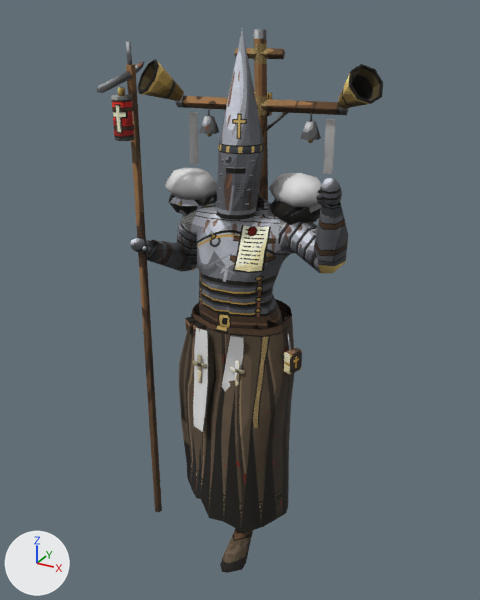
The glTF model client/assets/units/war-prophet.glb as it was, and as the next commit left it.
Camera for both pictures: a 50 mm lens placed at (0.689, -1.275, 1.235), pointed at (0.011, -0.042, 0.619). Every picture has the same lights, and +X, +Y and +Z are marked at lower left. The first picture is the older version. Vertices at exactly the same position are counted once.

Script lines for the objects in view, before the commit:
```python
me_accent = bpy.data.meshes.new('Accent')
me_accent.from_pydata(...)  # 148 vertices, 184 faces; spans x -0.192..0.183, y -0.157..0.14, z 0.308..1.011
me_accent.materials.append(mat_accent)
me_back = bpy.data.meshes.new('Back')
me_back.from_pydata(...)  # 168 vertices, 288 faces; spans x -0.285..0.262, y -0.028..0.149, z 0.618..1.193
me_back.materials.append(mat_war_prophetback)  # picture img_war_prophet_back
me_chest = bpy.data.meshes.new('Chest')
me_chest.from_pydata(...)  # 52 vertices, 96 faces; spans x -0.181..0.178, y -0.087..0.087, z 0.8..0.872
me_chest.materials.append(mat_war_prophetchest)  # picture img_war_prophet_chest
me_robe = bpy.data.meshes.new('Robe')
me_robe.from_pydata(...)  # 260 vertices, 438 faces; spans x -0.169..0.155, y -0.179..0.141, z 0.067..0.578
me_robe.materials.append(mat_war_prophetrobe)  # picture img_war_prophet_robe
me_weapon = bpy.data.meshes.new('Weapon')
me_weapon.from_pydata(...)  # 60 vertices, 92 faces; spans x -0.189..-0.148, y -0.276..-0.105, z 0.014..1.174
me_weapon.materials.append(mat_war_prophetweapon)  # picture img_war_prophet_weapon
ob_accent = bpy.data.objects.new('Accent', me_accent)
ob_accent.location = (0.0, 0.0, 0.0)
ob_back = bpy.data.objects.new('Back', me_back)
ob_back.location = (0.0, 0.0, 0.0)
ob_chest = bpy.data.objects.new('Chest', me_chest)
ob_chest.location = (0.0, 0.0, 0.0)
ob_robe = bpy.data.objects.new('Robe', me_robe)
ob_robe.location = (0.0, 0.0, 0.0)
ob_weapon = bpy.data.objects.new('Weapon', me_weapon)
ob_weapon.location = (0.0, 0.0, 0.0)
# also in view: 'Body' at (0.03, -0.059, 0.47); 'Hip' at (0.03, -0.058, 0.502); 'Helmet' at (0.016, -0.047, 1.012)
```
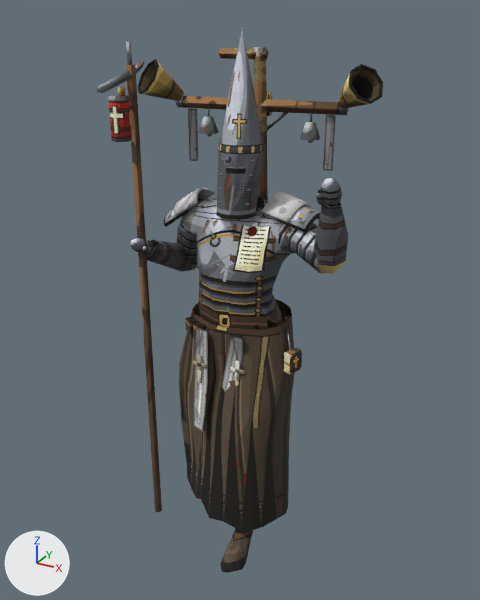
What the commit changed:
Picture 'war-prophet-Accent' (img_war_prophet_accent) is new.
Material 'war-prophetAccent' (mat_war_prophetaccent) is new.
Uses the picture img_war_prophet_accent.
me_accent is used by ob_accent; location (0.0, 0.0, 0.0).
me_accent had 148 vertices, 184 faces and spanned x -0.192..0.183, y -0.157..0.14, z 0.308..1.011.
me_accent now has 180 vertices, 248 faces and spans x -0.191..0.152, y -0.157..0.137, z 0.308..1.02.
me_accent part 1: the loose piece of 8 vertices spanning x -0.192..-0.17, y 0.074..0.083, z 0.89..1.011 is moved by (0.001, -0.003, 0.009), in mat_war_prophetaccent.
me_accent part 2: the loose piece of 8 vertices spanning x 0.13..0.151, y 0.131..0.14, z 0.89..1.011 is moved by (0.001, -0.003, 0.009), in mat_war_prophetaccent.
me_accent part 3: a new loose piece of 42 vertices spanning x 0.063..0.137, y -0.049..0.067, z 0.82..0.866, in mat_war_prophetaccent.
me_accent part 4: a new loose piece of 42 vertices spanning x -0.154..-0.077, y -0.083..0.025, z 0.806..0.868, in mat_war_prophetaccent.
me_accent part 5: 52 vertices removed from x -0.186..0.183, y -0.099..0.097, z 0.836..0.909.
me_accent part 6: 64 faces spanning x -0.067..0.058, y -0.157..0.107, z 0.308..0.566 switch from mat_accent to mat_war_prophetaccent.
me_chest is used by ob_chest; location (0.0, 0.0, 0.0).
me_chest had 52 vertices, 96 faces and spanned x -0.181..0.178, y -0.087..0.087, z 0.8..0.872.
me_chest now has 56 vertices, 104 faces and spans x -0.185..0.177, y -0.078..0.061, z 0.776..0.851.
me_chest part 7: the loose piece of 26 vertices spanning x 0.058..0.178, y -0.045..0.087, z 0.8..0.872 is rebuilt with 28 vertices and now spans x 0.097..0.177, y -0.047..0.061, z 0.805..0.851.
me_chest part 8: a new loose piece of 28 vertices spanning x -0.185..-0.106, y -0.078..0.021, z 0.776..0.841, in mat_war_prophetchest (picture img_war_prophet_chest).
me_chest part 9: 26 vertices removed from x -0.181..-0.06, y -0.087..0.045, z 0.8..0.872.
me_back is used by ob_back; location (0.0, 0.0, 0.0).
me_back had 168 vertices, 288 faces and spanned x -0.285..0.262, y -0.028..0.149, z 0.618..1.193.
me_back now has 168 vertices, 288 faces and spans x -0.285..0.262, y -0.028..0.149, z 0.583..1.157.
me_back part 10: the loose piece of 8 vertices spanning x -0.033..0.012, y 0.087..0.117, z 0.618..1.193 is moved by (0.0, 0.0, -0.035).
me_back part 11: the loose piece of 8 vertices spanning x -0.075..0.036, y 0.081..0.121, z 1.133..1.155 is moved by (-0.037, -0.007, -0.001).
Other edits to the shape of me_back do not show in these pictures.
me_weapon is used by ob_weapon; location (0.0, 0.0, 0.0).
me_weapon had 60 vertices, 92 faces and spanned x -0.189..-0.148, y -0.276..-0.105, z 0.014..1.174.
me_weapon now has 60 vertices, 92 faces and spans x -0.188..-0.147, y -0.276..-0.105, z 0.014..1.174.
me_weapon part 12: the loose piece of 16 vertices spanning x -0.189..-0.148, y -0.217..-0.177, z 0.993..1.078 is moved by (0.002, -0.011, 0.0).

Where the change shows, as pixel boxes [x1, y1, x2, y2] in the pictures (480 x 600 px; the box of a moved part takes in the faces that stretch with it):
'Back', reshaped
    before: [137, 29, 383, 201]
    after: [137, 47, 383, 201]
'Accent', reshaped
    before: [165, 112, 336, 432]
    after: [174, 108, 336, 432]
'Chest', reshaped
    before: [168, 192, 321, 225]
    after: [164, 197, 320, 233]
part 1 of me_accent, moved or reshaped
    before: [189, 112, 199, 164]
    after: [188, 108, 198, 161]
part 2 of me_accent, moved or reshaped
    before: [323, 119, 336, 174]
    after: [323, 115, 336, 171]
part 3 of me_accent, added
    after: [262, 191, 311, 223]
part 4 of me_accent, added
    after: [174, 187, 215, 217]
part 5 of me_accent, deleted
    before: [165, 167, 321, 207]
part 6 of me_accent, recoloured (darker)
    both: [193, 328, 244, 432]
part 7 of me_chest, rebuilt
    before: [270, 200, 321, 225]
    after: [276, 206, 320, 233]
part 8 of me_chest, added
    after: [164, 197, 204, 227]
part 9 of me_chest, deleted
    before: [168, 192, 217, 215]
part 10 of me_back, moved or reshaped
    before: [254, 29, 268, 201]
    after: [253, 47, 268, 201]
part 11 of me_back, moved or reshaped
    before: [235, 48, 285, 59]
    after: [219, 48, 269, 60]
part 12 of me_weapon, moved or reshaped
    before: [111, 95, 135, 141]
    after: [108, 95, 132, 142]
